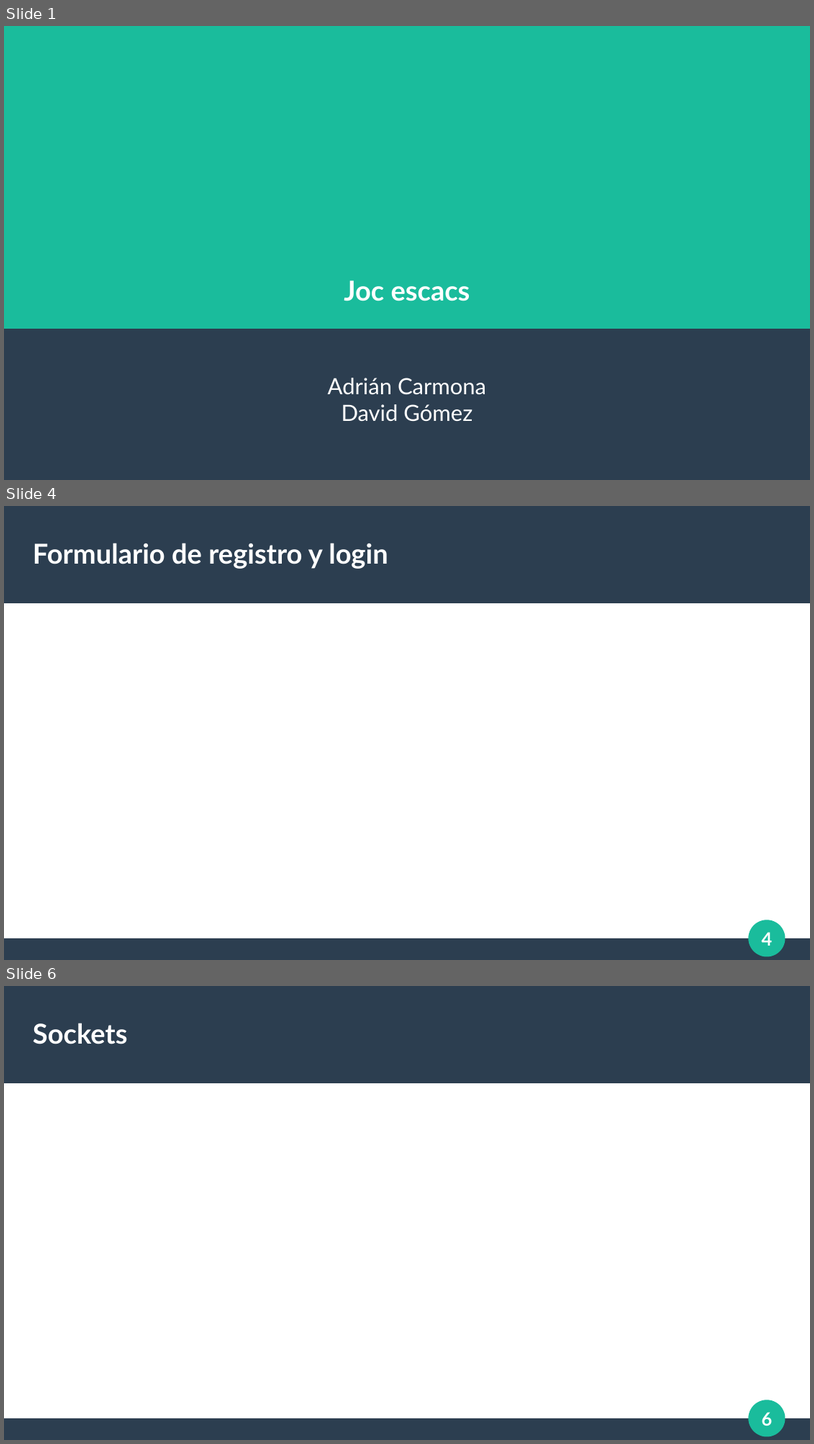
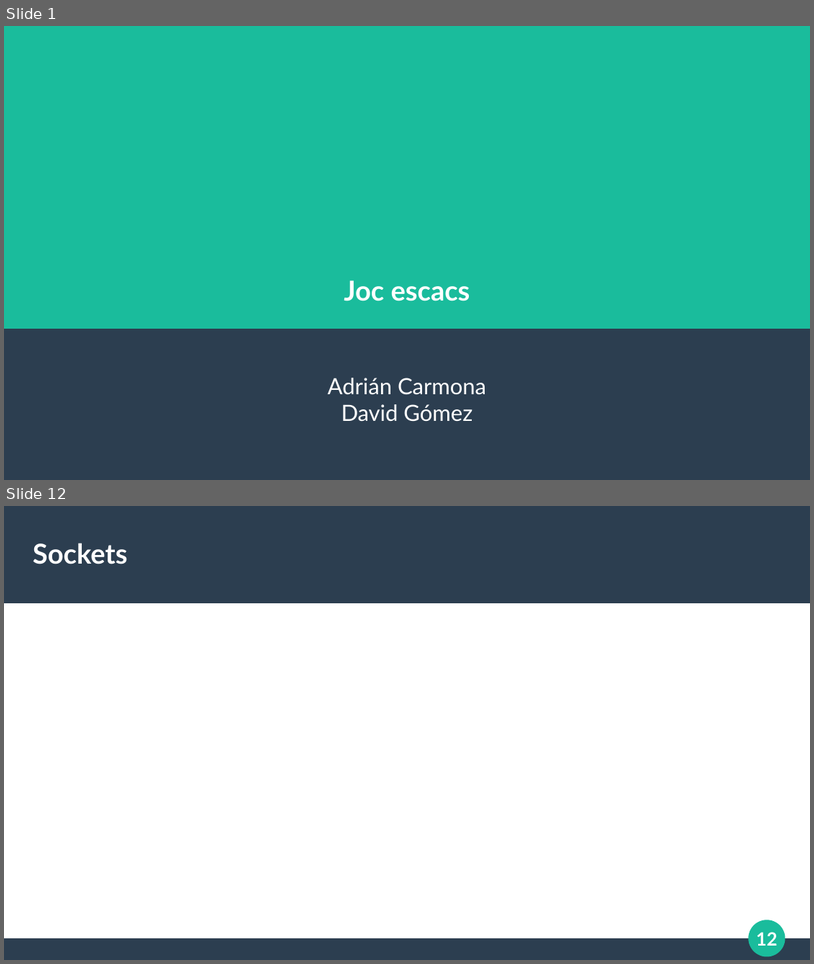
Before and after one commit to El69Man/Chess-Online, a slide deck: Documentación/Exposición.odp. Shown one above the other, each under a label of ours: slides 1, 4 and 6 before the commit, slides 1 and 12 after it; the slides between them are not shown. The pictures are 814x1444 and 814x964 pixels, drawn with LibreOffice and Linux fonts; fonts in the diff are those of the drawing. Boxes give left, top, right and bottom in pixels: in the first picture for what was removed or moved away, otherwise in the second. Text is boxed around its words. In the diff, an @@ line names an element or a change of style, - is before the commit and + after.

```diff
--- a/Documentación/Exposición.odp
+++ b/Documentación/Exposición.odp
@@ slide 4 removed at [4, 506, 810, 960], background #FFFFFF; not listed: 4 template elements that a slide beside it also shows @@
@@ title removed at [33, 543, 388, 569] @@
-Formulario de registro y login
@@ what was slide 6 is now slide 12 @@
@@ page number at [756, 932, 777, 945]: text changed @@
-6
+12
```
Also in this commit, not shown: 3 slides changed, 9 slides added, 2 other slides removed, 5 other files.
